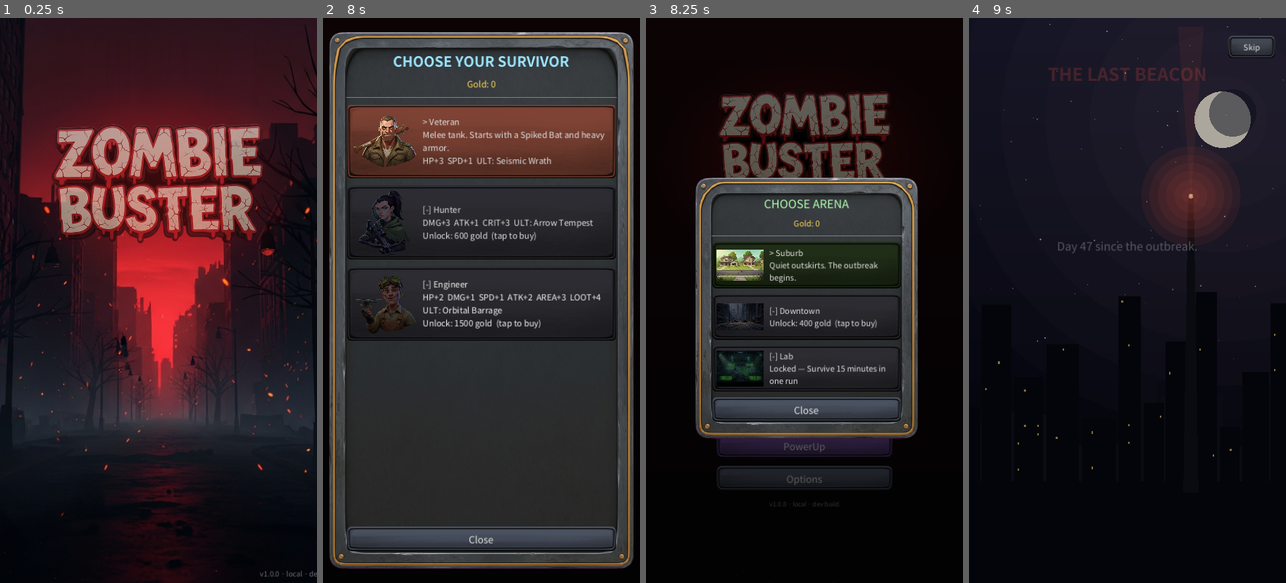
Above: before the commit, frames 1-4 (left to right).
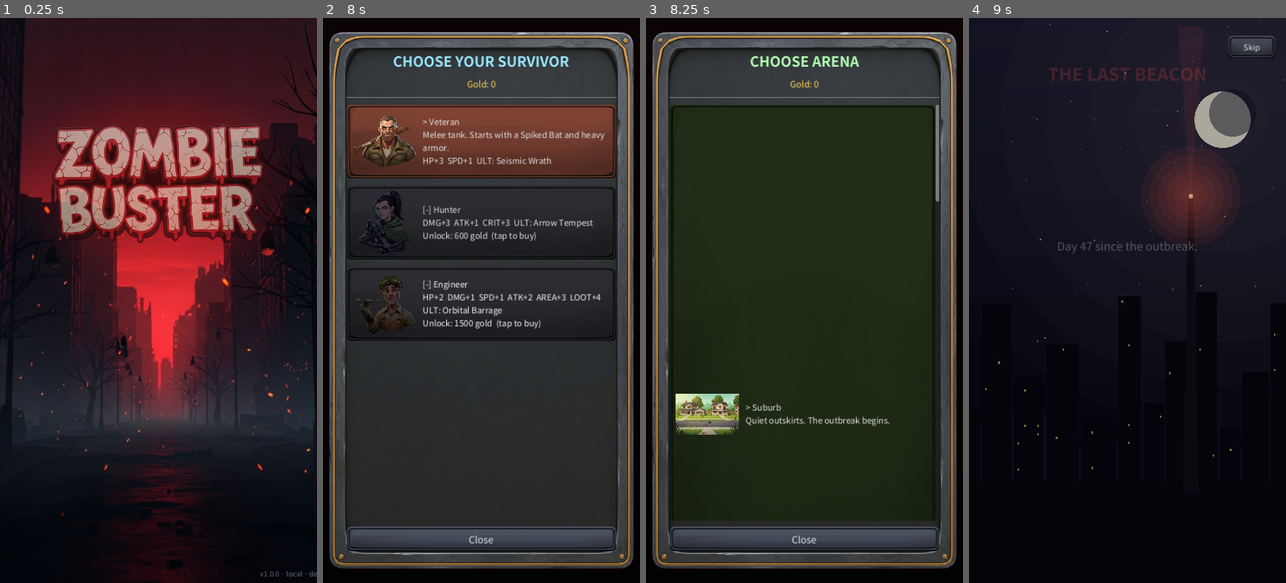
Above: after the commit, the same moments.

Repository: kosj/game_action_defence
Game: Godot game, scene res://scenes/TitleScreen.tscn
Two runs of this game, one before a commit and one after it. Both use one fixed random seed, a clock stepped at 60 frames per second and the inputs below. Sound files missing from this copy of the repository are replaced by a short silence.
Inputs (mouse positions are in pixels of both pictures, inside the frame that each line leads up to):
- Up to frame 1 (0.25 s): no input
- Up to frame 2 (8 s): tap Enter at 0.5, 1.25, 2 s; move the mouse to (551, 272) at 0.52 s; click (551, 272) at 0.67 s; drag from (418, 328) to (465, 413) at 1.27 s; move the mouse to (513, 176) at 2.02 s; click (513, 176) at 2.17 s; click "New Game" at 2.75 s; click "New Game" at 3.5 s; click "Achievements" at 4.25 s; click "Quests" at 5 s; click "Rewards" at 5.75 s; click "Ranking" at 6.5 s; click "PowerUp" at 7.25 s
- Up to frame 3 (8.25 s): click "> Veteran Melee tank. Starts …" at 8 s
- Up to frame 4 (9 s): click "> Suburb Quiet outskirts. The…" at 8.75 s

Frames 1-2 are identical in both runs. In frame 3, 77% of the frame differs, in the area x 2-98%, y 2-98%; in frame 4, nothing differs.

Commit message:
feat(menu): 테마 선택 패널 전체 화면화
캐릭터 선택 패널과 같은 풀스크린+스크롤 패턴으로 전환:
- 중앙 500×560 프레임 → PRESET_FULL_RECT(여백 12/30)
- 테마 버튼 가로 확장(SIZE_EXPAND_FILL)·높이 148, 썸네일 144px 로 확대
- ScrollContainer(deadzone 24)로 테마 증가 대비
- 타이틀 32px + heading 스타일 통일

Co-Authored-By: Claude Fable 5 <noreply@anthropic.com>
Claude-Session: https://claude.ai/code/session_01A6Ee1Gfh6a9JK5j9ExC4KB

Diff:
--- a/scripts/MainMenu.gd
+++ b/scripts/MainMenu.gd
@@ -1066,51 +1066,62 @@
 	_theme_dim.gui_input.connect(_on_theme_dim_input)
 	add_child(_theme_dim)
 
+	# 전체 화면 레이아웃 — 캐릭터 선택 패널과 같은 패턴. 좁은 중앙 프레임 대신 화면을
+	# 꽉 채워 썸네일이 크게 보이고, 테마가 늘어나도 스크롤로 수용한다.
 	_theme_panel = PanelContainer.new()
-	_theme_panel.anchor_left = 0.5
-	_theme_panel.anchor_right = 0.5
-	_theme_panel.anchor_top = 0.5
-	_theme_panel.anchor_bottom = 0.5
-	_theme_panel.offset_left = -250.0
-	_theme_panel.offset_right = 250.0
-	_theme_panel.offset_top = -280.0
-	_theme_panel.offset_bottom = 280.0
+	_theme_panel.set_anchors_preset(Control.PRESET_FULL_RECT)
+	_theme_panel.offset_left = 12.0
+	_theme_panel.offset_right = -12.0
+	_theme_panel.offset_top = 30.0
+	_theme_panel.offset_bottom = -30.0
 	_theme_panel.add_theme_stylebox_override("panel", _UIStyle.panel(Color(0.08, 0.12, 0.08, 0.98), Color(0.5, 0.85, 0.5)))
 	_theme_panel.visible = false
 	add_child(_theme_panel)
 
 	var margin := MarginContainer.new()
 	for m in ["left", "right", "top", "bottom"]:
-		margin.add_theme_constant_override("margin_" + m, 22)
+		margin.add_theme_constant_override("margin_" + m, 24)
 	_theme_panel.add_child(margin)
 
 	var vb := VBoxContainer.new()
-	vb.add_theme_constant_override("separation", 12)
+	vb.add_theme_constant_override("separation", 14)
 	margin.add_child(vb)
 
 	var title := Label.new()
 	title.text = "CHOOSE ARENA"
 	title.horizontal_alignment = HORIZONTAL_ALIGNMENT_CENTER
-	title.add_theme_font_size_override("font_size", 26)
+	title.add_theme_font_size_override("font_size", 32)
 	title.add_theme_color_override("font_color", Color(0.7, 1.0, 0.7))
+	UITheme.heading(title)
 	vb.add_child(title)
 
 	_theme_gold_label = Label.new()
 	_theme_gold_label.horizontal_alignment = HORIZONTAL_ALIGNMENT_CENTER
-	_theme_gold_label.add_theme_font_size_override("font_size", 18)
+	_theme_gold_label.add_theme_font_size_override("font_size", 20)
 	_theme_gold_label.add_theme_color_override("font_color", Color(1.0, 0.85, 0.35))
 	vb.add_child(_theme_gold_label)
 
 	vb.add_child(HSeparator.new())
+
+	var scroll := ScrollContainer.new()
+	scroll.size_flags_vertical = Control.SIZE_EXPAND_FILL
+	scroll.scroll_deadzone = 24   # 터치 드래그가 버튼 클릭에 먹히지 않고 스크롤로 이어지게
+	vb.add_child(scroll)
+	var rows_box := VBoxContainer.new()
+	rows_box.size_flags_horizontal = Control.SIZE_EXPAND_FILL
+	rows_box.add_theme_constant_override("separation", 16)
+	scroll.add_child(rows_box)
 
 	_theme_rows.clear()
 	for t in GameData.themes:
 		var btn := Button.new()
-		btn.custom_minimum_size = Vector2(430, 104)
-		btn.add_theme_font_size_override("font_size", 18)
+		btn.custom_minimum_size = Vector2(0, 148)
+		btn.size_flags_horizontal = Control.SIZE_EXPAND_FILL
+		btn.add_theme_font_size_override("font_size", 19)
 		btn.autowrap_mode = TextServer.AUTOWRAP_WORD_SMART
+		btn.alignment = HORIZONTAL_ALIGNMENT_LEFT   # 썸네일 오른쪽에서 좌측 정렬(겹침 방지)
 		btn.pressed.connect(_on_theme_pick.bind(String(t.id)))
-		vb.add_child(btn)
+		rows_box.add_child(btn)
 		# 테마 썸네일 — assets/ui/thumbs/theme_<id>.png 가 있으면 좌측에 표시(잠금 시 어둡게).
 		var thumb: TextureRect = null
 		var tex_path := "res://assets/ui/thumbs/theme_%s.png" % t.id
@@ -1121,13 +1132,12 @@
 			thumb.stretch_mode = TextureRect.STRETCH_KEEP_ASPECT_CENTERED
 			thumb.anchor_top = 0.0
 			thumb.anchor_bottom = 1.0
-			thumb.offset_left = 10.0
-			thumb.offset_right = 118.0
-			thumb.offset_top = 8.0
-			thumb.offset_bottom = -8.0
+			thumb.offset_left = 14.0
+			thumb.offset_right = 158.0
+			thumb.offset_top = 10.0
+			thumb.offset_bottom = -10.0
 			thumb.mouse_filter = Control.MOUSE_FILTER_IGNORE
 			btn.add_child(thumb)
-			btn.alignment = HORIZONTAL_ALIGNMENT_LEFT
 		_theme_rows.append({"btn": btn, "t": t, "thumb": thumb})
 
 	var close := Button.new()
@@ -1162,7 +1172,7 @@
 				thumb.modulate = Color(0.35, 0.35, 0.4)
 		# apply_button_style 이 스타일박스를 새로 깔아 좌측 여백이 사라진다 — 썸네일이 있으면 재적용.
 		if thumb:
-			_UIStyle.set_button_content_margin_left(btn, 130)
+			_UIStyle.set_button_content_margin_left(btn, 172)
 
 
 func _theme_unlock_hint(t: ThemeData) -> String:
